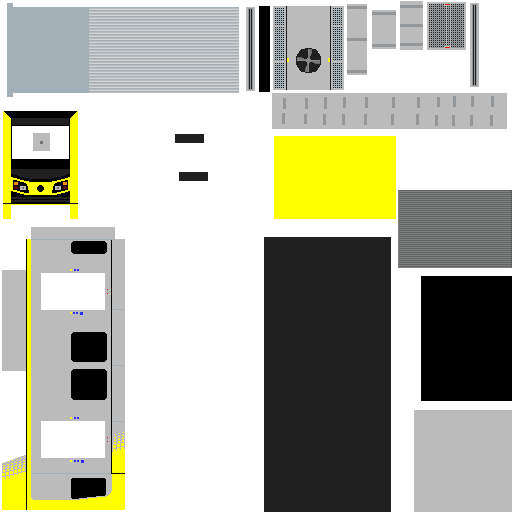
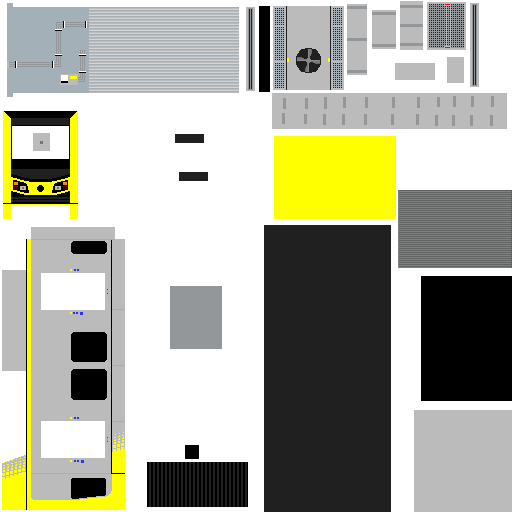
Before/after of a (512, 512) layered artwork. What changed in the layer stack:
painted on "Roof" over bbox(7, 21, 89, 85)
moved "Roof Accessories" above "Underside", painted on it over bbox(147, 57, 464, 507)
painted on "Underside" over bbox(264, 225, 391, 237)
painted on "Plain Colors" over bbox(170, 286, 222, 349)
